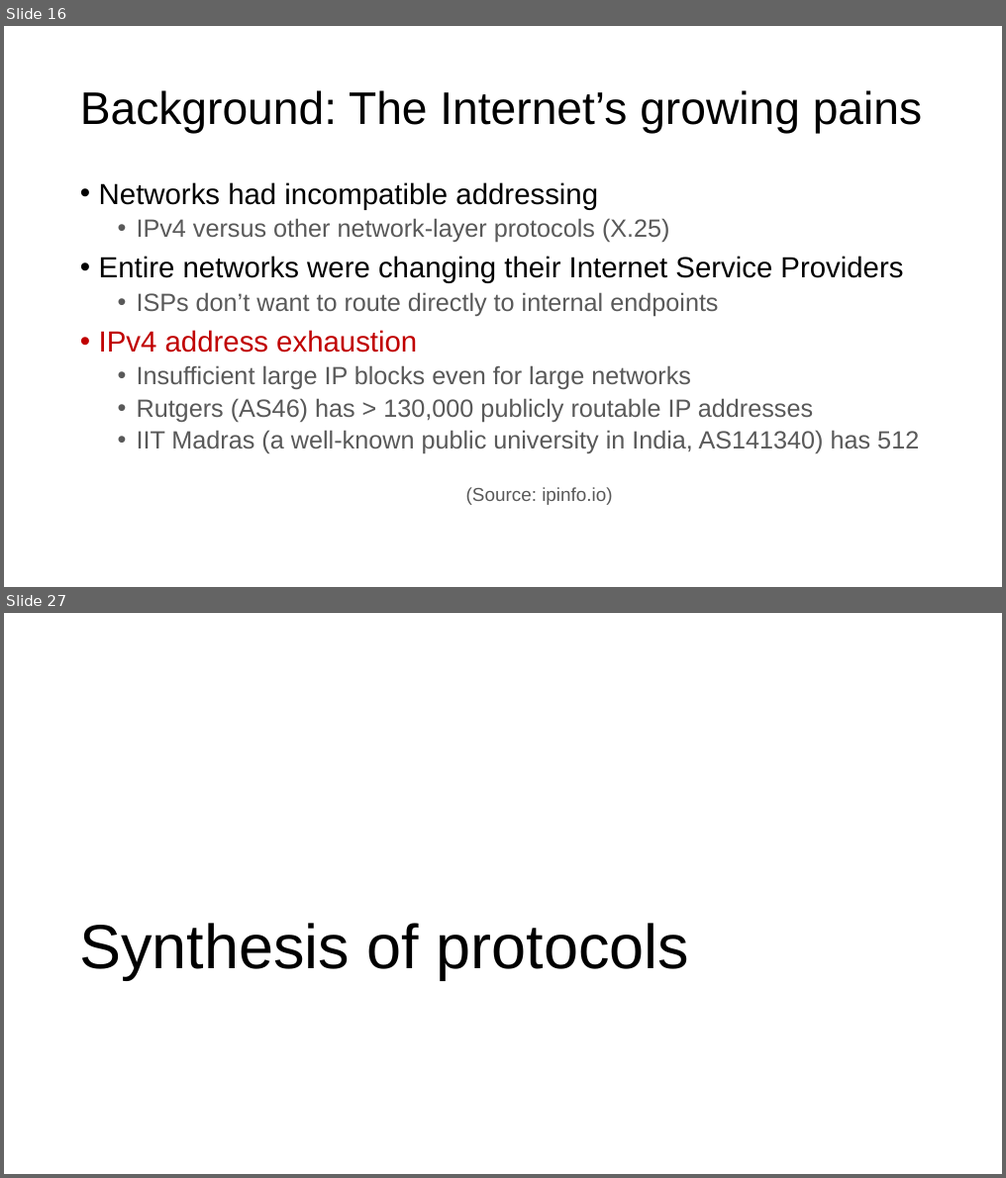
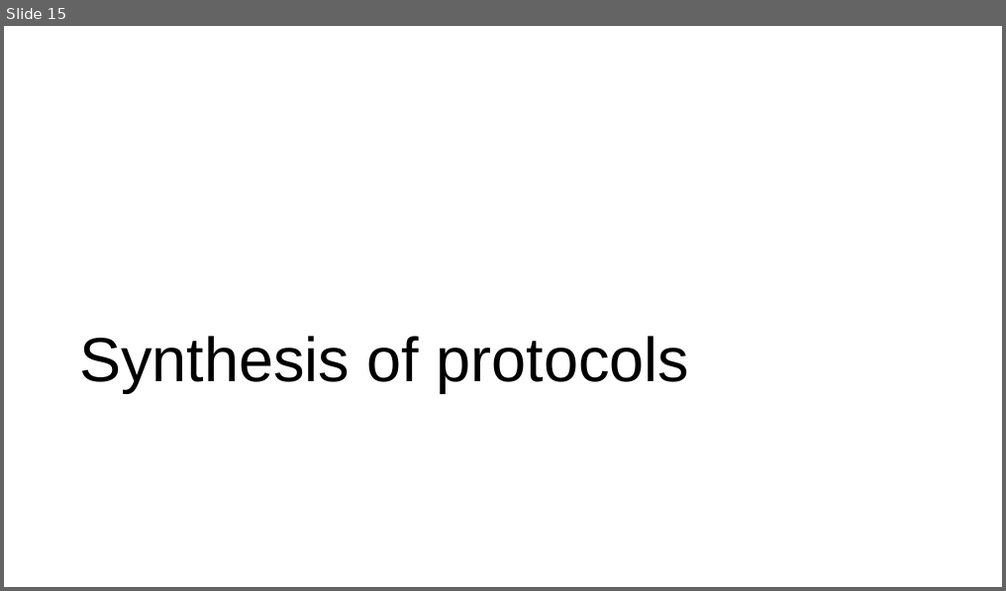
Before and after one commit to ngsrinivas/coursegen, a slide deck: ex/352-F24/staging/352-F24/lectures/26-net-routing-protocols.pptx. Shown one above the other, each under a label of ours: slides 16 and 27 before the commit, slide 15 after it; the slides between them are not shown. The pictures are 1006x1178 and 1006x591 pixels, drawn with LibreOffice and Linux fonts; fonts in the diff are those of the drawing. Boxes give left, top, right and bottom in pixels: in the first picture for what was removed or moved away, otherwise in the second. Text is boxed around its words. In the diff, an @@ line names an element or a change of style, - is before the commit and + after.

```diff
--- a/ex/352-F24/staging/352-F24/lectures/26-net-routing-protocols.pptx
+++ b/ex/352-F24/staging/352-F24/lectures/26-net-routing-protocols.pptx
@@ slide 16 removed at bbox=[4, 26, 1002, 587], background #FFFFFF @@
@@ title removed at bbox=[80, 90, 922, 134] @@
-Background: The Internet’s growing pains
@@ text removed at bbox=[99, 182, 919, 505] @@
-• Networks had incompatible addressing
-  • IPv4 versus other network-layer protocols (X.25)
-• Entire networks were changing their Internet Service Providers
-  • ISPs don’t want to route directly to internal endpoints
-• IPv4 address exhaustion
-  • Insufficient large IP blocks even for large networks
-  • Rutgers (AS46) has > 130,000 publicly routable IP addresses
-  • IIT Madras (a well-known public university in India, AS141340) has 512
-  (Source: ipinfo.io)
@@ what was slide 27 is now slide 15 @@
```
Also in this commit, not shown: 11 other slides removed, 1 other file.
